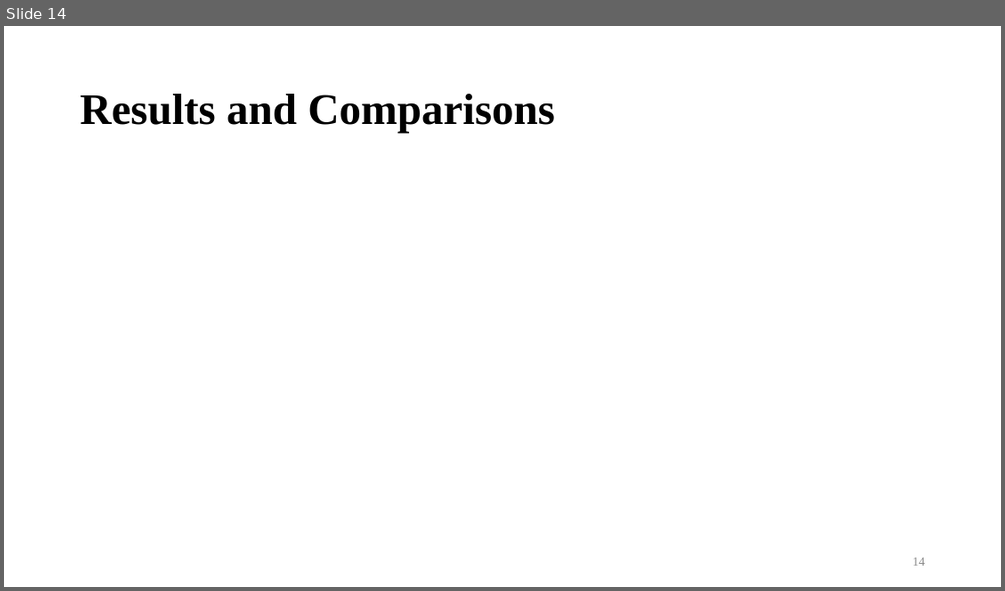
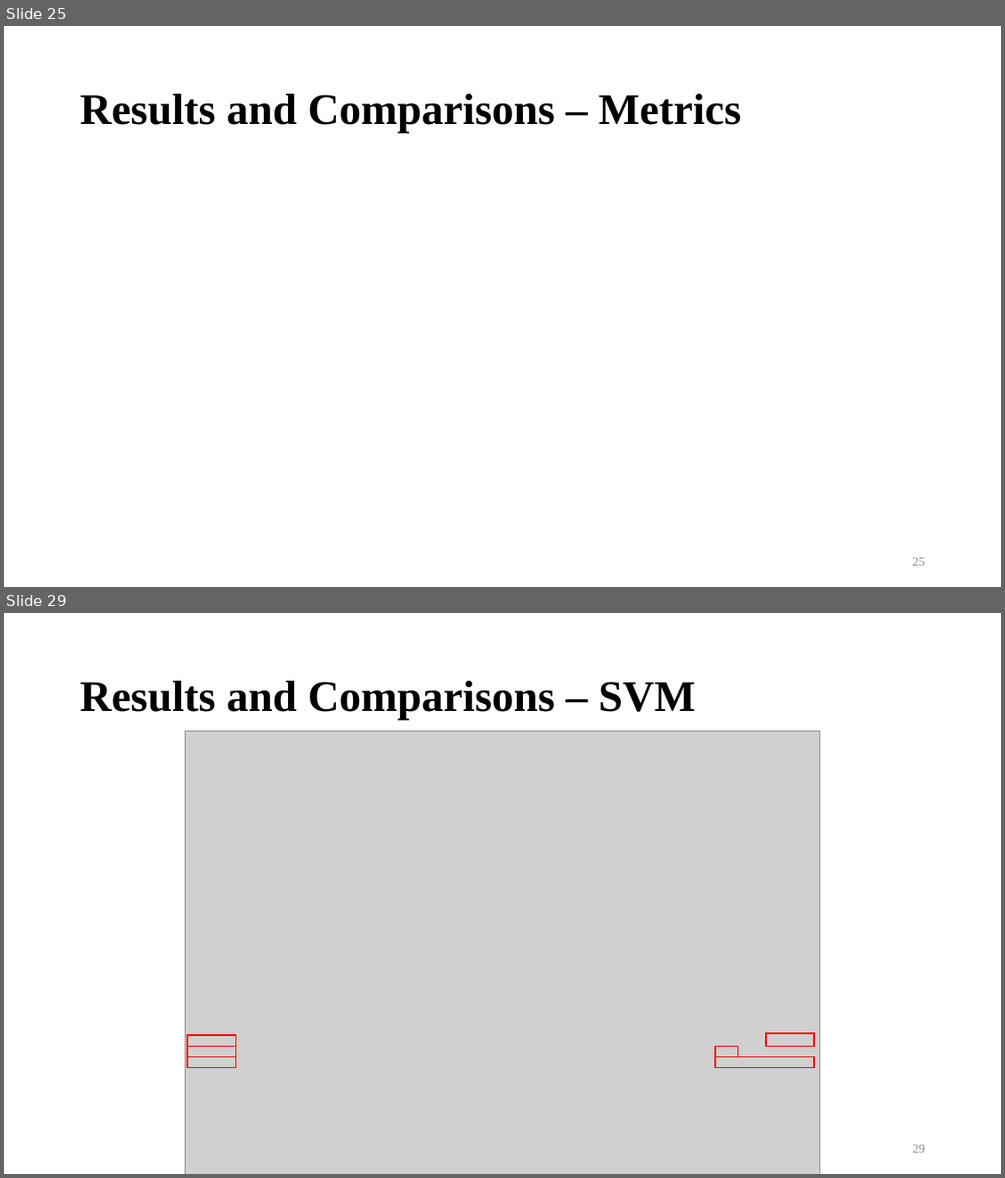
Before and after one commit to bernie6401/NTU_ML, a slide deck: Final Project/Final Paper/HO-Machine learning workflows.pptx. Shown one above the other, each under a label of ours: slide 14 before the commit, slides 25 and 29 after it; the slides between them are not shown. The pictures are 1005x591 and 1005x1178 pixels, drawn with LibreOffice and Linux fonts; fonts in the diff are those of the drawing; grey boxes stand for pictures; background and template pictures are left out. Boxes give left, top, right and bottom in pixels: in the first picture for what was removed or moved away, otherwise in the second. Text is boxed around its words. In the diff, an @@ line names an element or a change of style, - is before the commit and + after.

```diff
--- a/Final Project/Final Paper/HO-Machine learning workflows.pptx
+++ b/Final Project/Final Paper/HO-Machine learning workflows.pptx
@@ slide 29 added at bbox=[4, 613, 1001, 1174], background #FFFFFF @@
@@ title added at bbox=[80, 681, 696, 720], 42 pt, text #000000, bold @@
+Results and Comparisons – SVM
@@ picture added at bbox=[185, 731, 821, 1174] @@
@@ rectangle added at bbox=[187, 1035, 235, 1046], outline #FF0000 1 pt @@
@@ rectangle added at bbox=[766, 1033, 814, 1046], outline #FF0000 1 pt @@
@@ rectangle added at bbox=[187, 1046, 235, 1057], outline #FF0000 1 pt @@
@@ rectangle added at bbox=[187, 1056, 235, 1068], outline #FF0000 1 pt @@
@@ rectangle added at bbox=[715, 1046, 737, 1057], outline #FF0000 1 pt @@
@@ rectangle added at bbox=[715, 1056, 814, 1067], outline #FF0000 1 pt @@
@@ page number added at bbox=[913, 1144, 925, 1152], 12 pt, text #8C8C8C @@
+29
@@ what was slide 14 is now slide 25 @@
@@ slide 25 changed as well @@
@@ title at bbox=[80, 94, 741, 133]: text changed @@
-Results and Comparisons
+Results and Comparisons – Metrics
@@ page number at bbox=[913, 557, 925, 565]: text changed @@
-14
+25
```
Also in this commit, not shown: 10 other slides changed, 15 other slides added, 1 other file.
